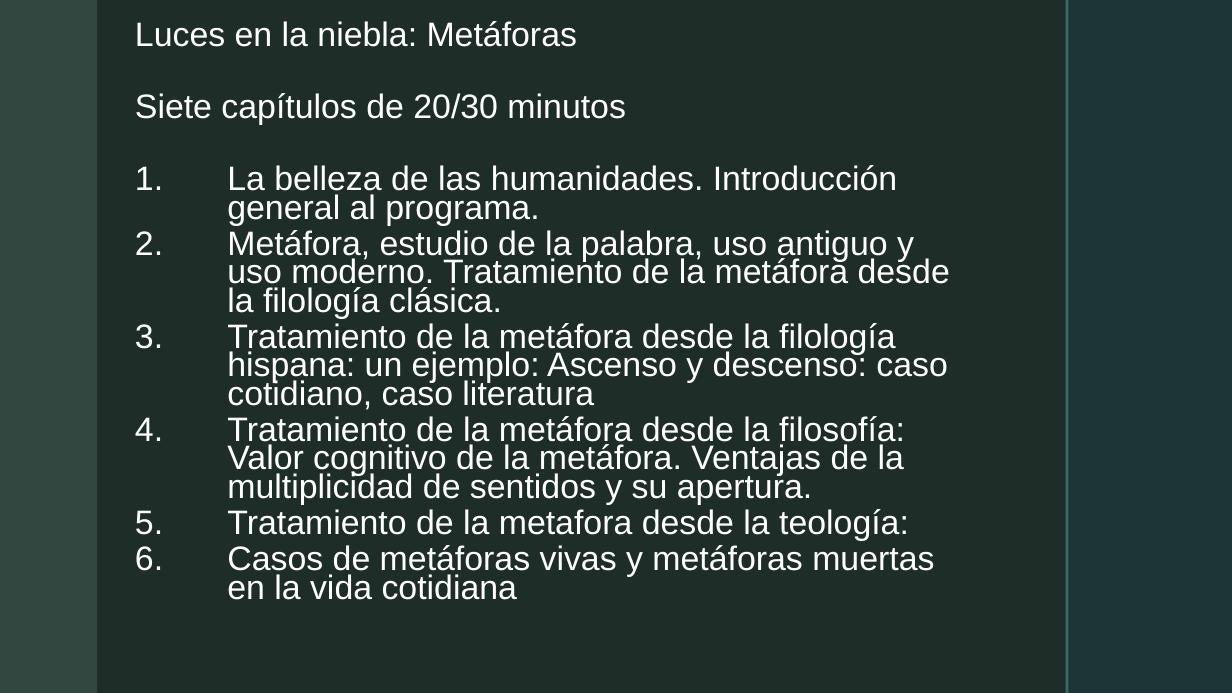
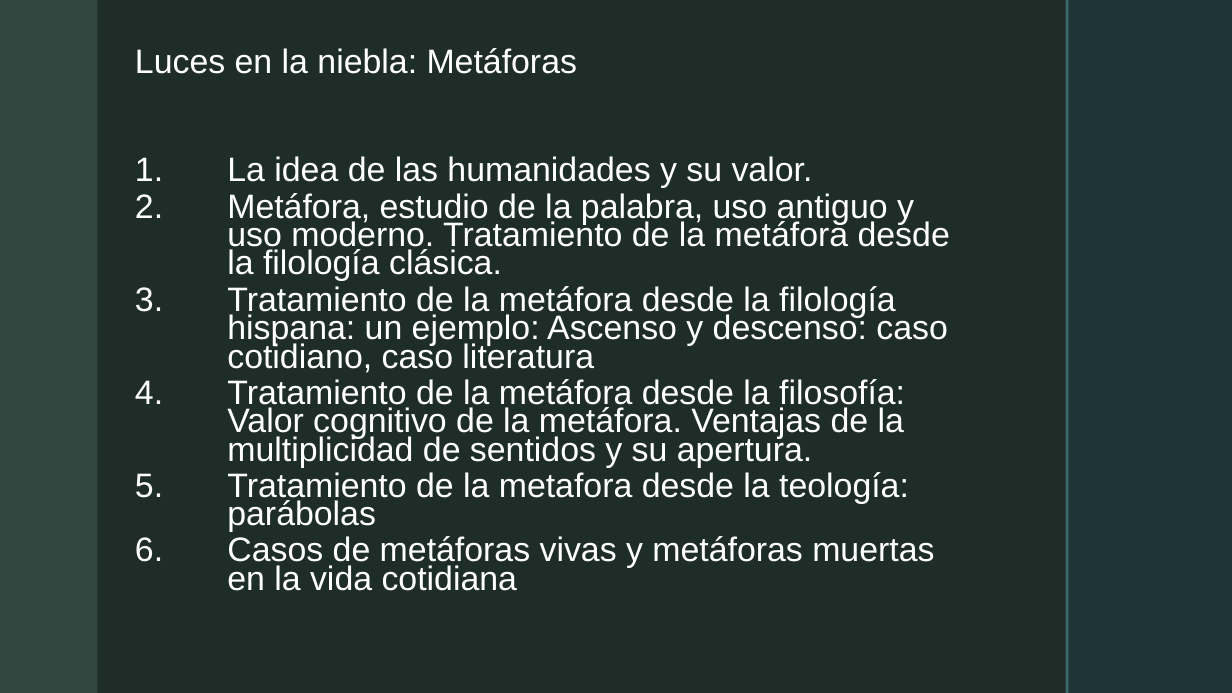
Before and after one commit to jcunisabana/philandfilm, a slide deck: slide 6 of luces en la niebla.pptx. Drawn at 1232x693 pixels with LibreOffice and Linux fonts; fonts in the diff are those of the drawing; grey boxes stand for pictures; background and template pictures are left out. Boxes give left, top, right and bottom in pixels: in the first picture for what was removed or moved away, otherwise in the second. Text is boxed around its words. In the diff, an @@ line names an element or a change of style, - is before the commit and + after.

```diff
--- a/luces en la niebla.pptx
+++ b/luces en la niebla.pptx
@@ text "Luces en la niebla: Metáforas": place and size @@
-text "Luces en la niebla: Metáforas" at (135, 93, 950, 600)
+text "Luces en la niebla: Metáforas" at (227, 156, 950, 591)
@@ text at (227, 156, 813, 188): text changed @@
-Siete capítulos de 20/30 minutos
-1. La belleza de las humanidades. Introducción general al programa.
+1. La idea de las humanidades y su valor.
@@ text at (227, 472, 909, 532): text changed @@
-5. Tratamiento de la metafora desde la teología:
+5. Tratamiento de la metafora desde la teología: parábolas
```
Also in this commit, not shown: 8 other slides changed, 2 slides added, 2 slides removed, 1 other file.
